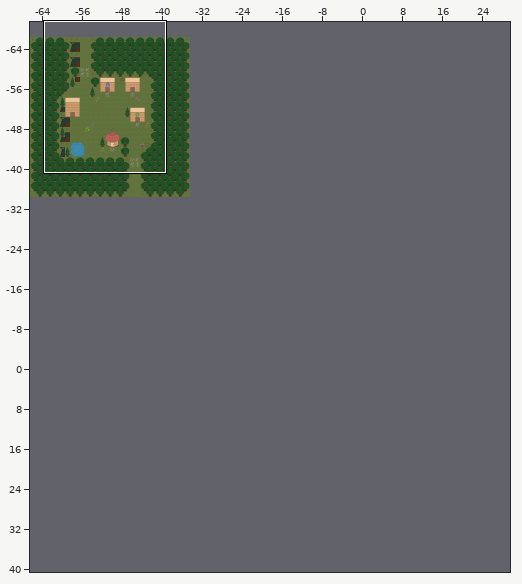
One commit to this Tiled map: artwork/Visual/Tiled/worldMap.tmx. The picture above shows the old version from afar; the outline marks the close-up.
Close-up. As it was:
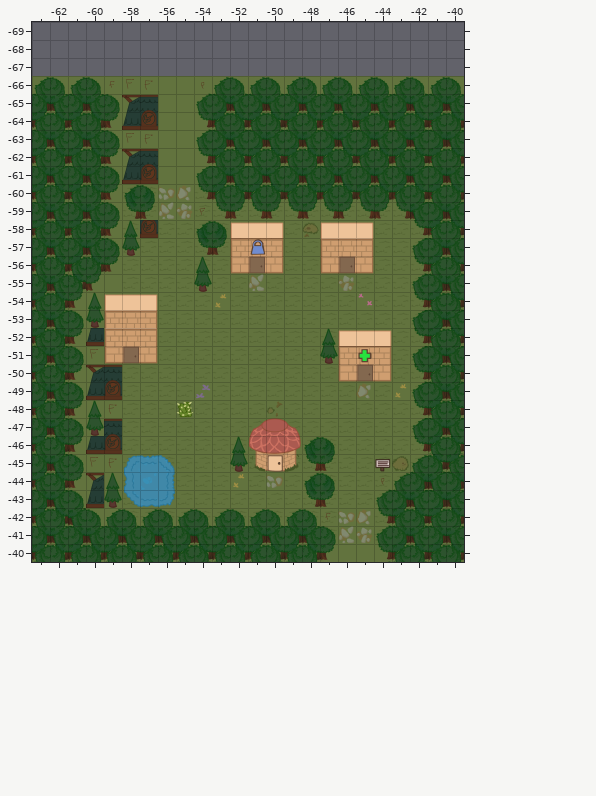
Cells are 128x128 px. Shown: x -63..-40, y -69..-40.
After the commit:
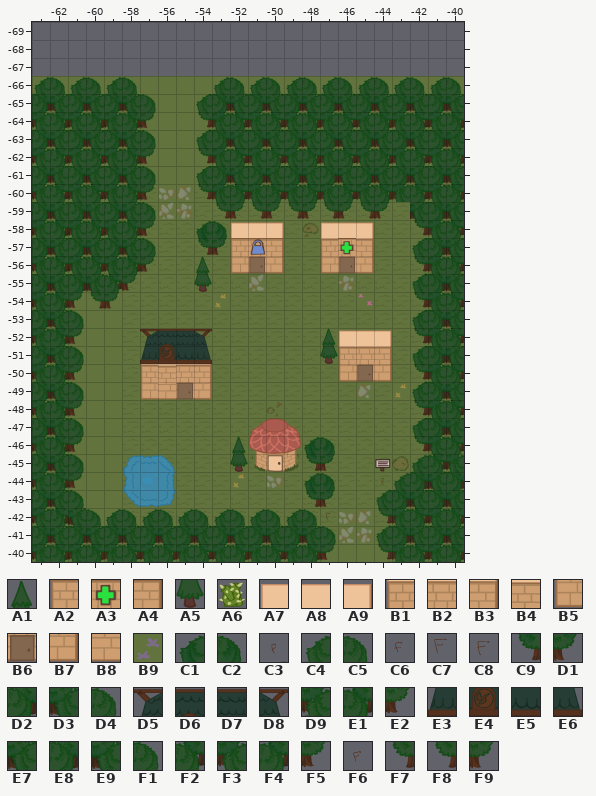
Key: from "tileset_original": A1 2, A2 7, A3 8, A4 9, A5 12, A6 23, A7 27, A8 28, A9 29, B1 37, B2 38, B3 39, B4 43, B5 47, B6 48, B7 49, B8 53, B9 59, C1 108, C2 109, C3 110, C4 113, C5 114, C6 115, C7 116, C8 117, C9 118, D1 119, D2 123, D3 124, D4 125, D5 126, D6 127, D7 128, D8 129, D9 133, E1 134, E2 135, E3 136, E4 137, E5 138, E6 139, E7 142, E8 143, E9 144, F1 145, F2 152, F3 153, F4 154, F5 155, F6 160, F7 161, F8 163, F9 164.
__ is an empty cell.
Tiles replaced or removed in this view: A1, A2, A3, A4, A5, A6, A7, A8, A9, B1, B2, B3, B5, B6, B7, B9, C1, C2, C3, C6, C7, C8, C9, D1, D4, D5, D6, E2, E3, E4, E9, F1, F2, F4, F5, F6, F7, F9.
From old to new:
Changed rows in their new state; .. is an unchanged cell.
Layer "town_1/top_layer":
first column x -61:
-66 .. .. C4 C5 __ .. .. __ .. .. .. .. .. .. .. .. .. .. ..
-65 .. .. D2 D3 D4 .. .. .. .. .. .. .. .. .. .. .. .. .. ..
-64 .. .. D9 E1 E2 .. .. .. .. .. .. .. .. .. .. .. .. .. ..
-63 .. .. E8 D3 D4 .. .. .. .. .. .. .. .. .. .. .. .. .. ..
-62 .. .. F3 E1 E2 .. .. .. .. .. .. .. .. .. .. .. .. .. ..
-61 .. E7 E8 E9 F1 .. .. .. .. .. .. .. .. .. .. .. .. .. ..
-60 .. F2 F3 F4 F5 .. .. .. .. .. .. .. .. .. .. .. .. .. ..
-59 .. .. D2 D3 D4 .. .. __ .. .. .. .. .. .. .. .. .. .. __
-58 .. .. D9 E1 E2 .. .. .. .. .. .. .. .. .. .. .. .. .. ..
-57 .. .. E8 E9 F1 .. .. .. .. .. .. .. .. .. .. A3 .. .. ..
-56 .. .. F3 F4 F5 .. .. .. .. .. .. .. .. .. .. .. .. .. ..
-55 D2 D3 F2 F9 .. .. .. .. .. .. .. .. .. .. .. .. .. .. ..
-54 .. F8 F9 __ __ .. .. .. .. .. .. .. .. .. .. .. .. .. ..
-53 .. __ __ __ __ .. .. .. .. .. .. .. .. .. .. .. .. .. ..
-52 .. __ __ __ D5 D6 D7 D8 .. .. .. .. .. .. .. .. .. .. ..
-51 .. __ __ __ E3 E4 E5 E6 .. .. .. .. .. .. .. B1 B2 B3 ..
-50 .. __ __ .. B1 B4 B2 B3 .. .. .. .. .. .. .. .. .. .. ..
-49 .. __ __ .. B5 B8 B6 B7 .. .. .. .. .. .. .. .. .. .. ..
-48 .. __ __ .. .. .. __ .. .. .. .. .. .. .. .. .. .. .. ..
-47 .. __ __ .. .. .. .. .. .. .. .. .. .. .. .. .. .. .. ..
-46 .. __ __ .. .. .. .. .. .. .. .. .. .. .. .. .. .. .. ..
-45 .. __ __ .. .. .. .. .. .. .. .. .. .. .. .. .. .. .. ..
-44 .. __ __ .. .. .. .. .. .. .. .. .. .. .. .. .. .. .. ..
-43 .. __ __ .. .. .. .. .. .. .. .. .. .. .. .. .. .. .. ..
Changed places in both close-ups, as pixel boxes (x1, y1, x2, y2):
changed: (68, 77, 212, 508)
removed: (396, 202, 410, 219)
changed: (338, 238, 356, 256)
changed: (338, 346, 392, 364)
